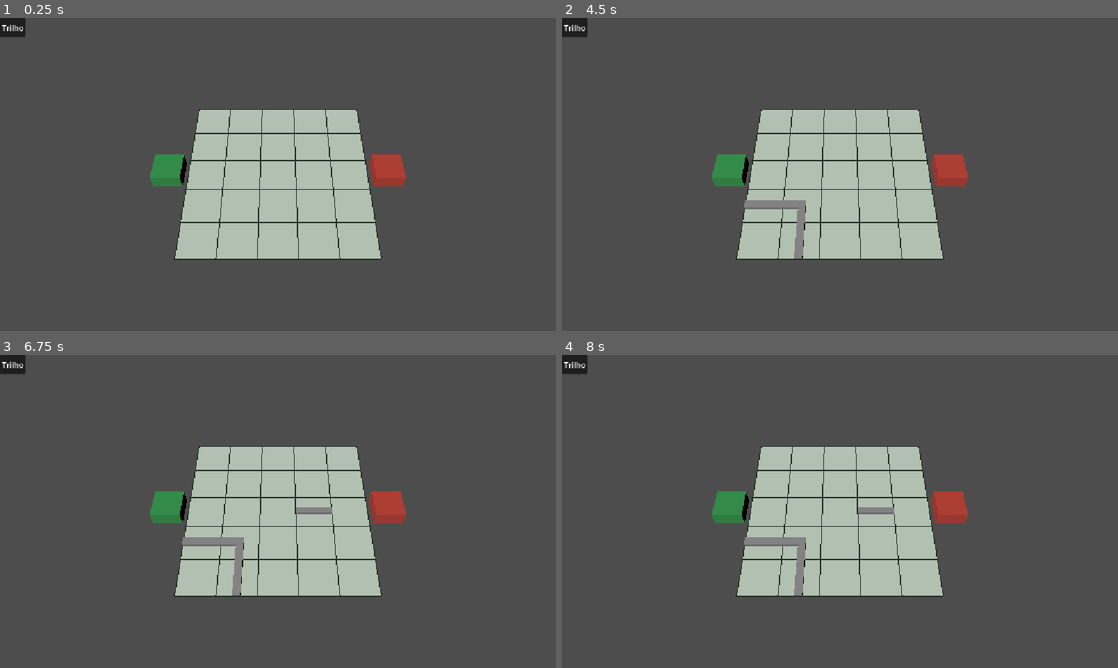
Above: before the commit, frames 1-4 (two rows, left to right).
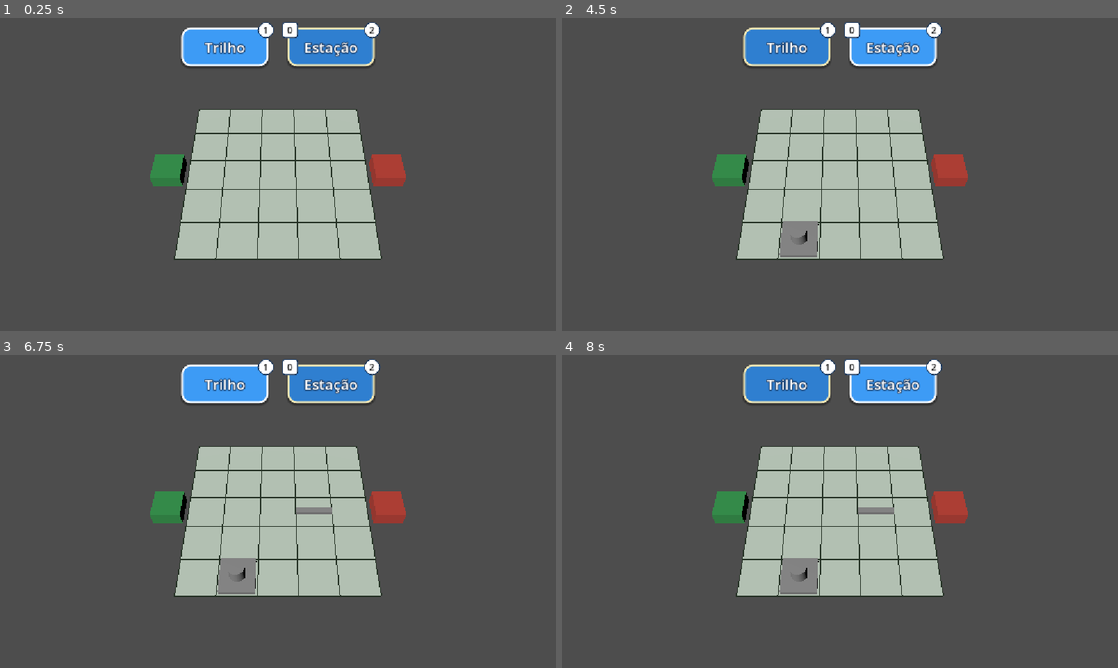
Above: after the commit, the same moments.

Repository: Danil0Ribeir0/automatoon-godot
Game: Godot game, scene res://scenes/game/GameWorld.tscn
The game is run twice, just before and just after one commit, with the same random seed, the same clock (stepped at 60 frames per second) and the same inputs.
Inputs (mouse positions are in pixels of both pictures, inside the frame that each line leads up to):
- Up to frame 1 (0.25 s): no input
- Up to frame 2 (4.5 s): click "Trilho" at 0.5 s; click "Trilho" (after the commit: "Estação") at 1.25 s; tap Enter at 2, 3.5 s; move the mouse to (962, 158) at 2.02 s; hold Up 2.03-2.75 s; tap 1 at 2.1, 3.6 s; click (962, 158) at 2.17 s; tap 2 at 2.3, 3.8 s; tap Space at 2.75, 4.25 s; drag from (728, 190) to (812, 237) at 2.77 s; move the mouse to (895, 105) at 3.52 s; hold Up 3.53-4.25 s; click (895, 105) at 3.67 s; drag from (812, 237) to (673, 127) at 4.27 s
- Up to frame 3 (6.75 s): tap Enter at 5, 5.1 s; move the mouse to (444, 558) at 5.02 s; hold Down 5.03-5.75 s; click (444, 558) at 5.17 s; tap 2 at 5.3 s; tap Space at 5.75 s; drag from (111, 464) to (194, 433) at 5.77 s; move the mouse to (305, 511) at 6.52 s; hold Down from 6.53 s (still down); tap 1 at 6.6 s; click (305, 511) at 6.67 s
- Up to frame 4 (8 s): tap 2 at 6.8 s; release Down at 7.25 s; drag from (756, 433) to (728, 527) at 7.27 s

The runs differ from the first frame. In frame 1, 4.5% of the frame differs, in the area x 0-69%, y 0-16%; in frame 2, 5.5%, in the area x 0-69%, y 0-77%; in frame 3, 5.5%; in frame 4, 5.5%.

Commit message:
refatoração da hud

Diff:
--- a/resources/levels/tutorial_02.tres
+++ b/resources/levels/tutorial_02.tres
@@ -1,7 +1,12 @@
 [gd_resource type="Resource" script_class="LevelData" format=3 uid="uid://dfvtv3xh7uwpy"]
 
 [ext_resource type="Script" uid="uid://da6c07r64e8jd" path="res://scripts/levels/level_data.gd" id="1_5h1jg"]
+[ext_resource type="Script" uid="uid://m0simrvj36vn" path="res://scripts/levels/symbol_definition.gd" id="1_crt54"]
+[ext_resource type="Resource" uid="uid://y5nnvhjd550j" path="res://resources/symbols/symbol_0.tres" id="2_6x2qt"]
+[ext_resource type="Resource" uid="uid://drqhgypurb7oi" path="res://resources/symbols/symbol_1.tres" id="3_h0f27"]
+[ext_resource type="Script" uid="uid://dhw7vdw0qgcfv" path="res://scripts/levels/station_placement.gd" id="4_7kmxl"]
 
 [resource]
 script = ExtResource("1_5h1jg")
+available_symbols = Array[ExtResource("1_crt54")]([ExtResource("2_6x2qt"), ExtResource("3_h0f27")])
 metadata/_custom_type_script = "uid://da6c07r64e8jd"
--- a/resources/symbols/symbol_1.tres
+++ b/resources/symbols/symbol_1.tres
@@ -6,4 +6,5 @@
 script = ExtResource("1_i6oqk")
 id = &"1"
 color = Color(0, 0.3833332, 1, 1)
+platform_color = Color(0.09496976, 0.44015965, 0.7819443, 1)
 metadata/_custom_type_script = "uid://m0simrvj36vn"
--- a/scenes/stations/Station.tscn
+++ b/scenes/stations/Station.tscn
@@ -1,4 +1,6 @@
 [gd_scene format=3 uid="uid://3k3hxgc0v5o6"]
+
+[ext_resource type="Script" uid="uid://c5l3bl1nvwhy" path="res://scripts/view/station_view.gd" id="1_qv182"]
 
 [sub_resource type="BoxMesh" id="BoxMesh_pr1q8"]
 size = Vector3(0.9, 0.15, 0.9)
@@ -9,6 +11,7 @@
 height = 0.4
 
 [node name="Station" type="Node3D" unique_id=274982003]
+script = ExtResource("1_qv182")
 
 [node name="Plataform" type="MeshInstance3D" parent="." unique_id=134825303]
 transform = Transform3D(1, 0, 0, 0, 1, 0, 0, 0, 1, 0, 0.075, 0)
--- a/scenes/ui/HUD.tscn
+++ b/scenes/ui/HUD.tscn
@@ -1,11 +1,29 @@
 [gd_scene format=3 uid="uid://bisokon7vmmfw"]
 
 [ext_resource type="Script" uid="uid://dhgpsm2gau7v1" path="res://scripts/ui/hud.gd" id="1_kw0id"]
+[ext_resource type="PackedScene" uid="uid://dk3wuxcfkmg6v" path="res://scenes/ui/ToolButton.tscn" id="2_atyv1"]
 
 [node name="Hud" type="CanvasLayer" unique_id=672626895]
 script = ExtResource("1_kw0id")
 
 [node name="ToolBar" type="HBoxContainer" parent="." unique_id=24715922]
-offset_right = 40.0
-offset_bottom = 40.0
+anchors_preset = 5
+anchor_left = 0.5
+anchor_right = 0.5
+offset_left = -200.0
+offset_top = 20.0
+offset_right = 200.0
+offset_bottom = 100.0
+grow_horizontal = 2
 mouse_filter = 2
+theme_override_constants/separation = 40
+
+[node name="RailButton" parent="ToolBar" unique_id=1884159099 instance=ExtResource("2_atyv1")]
+layout_mode = 2
+text = "Trilho"
+
+[node name="StationButton" parent="ToolBar" unique_id=225599295 instance=ExtResource("2_atyv1")]
+layout_mode = 2
+text = "Estação"
+key_hint = "2"
+show_symbol_badge = true
--- /dev/null
+++ b/scenes/ui/ToolButton.tscn
@@ -0,0 +1,7 @@
+[gd_scene format=3 uid="uid://dk3wuxcfkmg6v"]
+
+[ext_resource type="Script" uid="uid://cr8m33otwqngh" path="res://scripts/ui/tool_button.gd" id="1_hlv4c"]
+
+[node name="ToolButton" type="Button" unique_id=1884159099]
+custom_minimum_size = Vector2(180, 70)
+script = ExtResource("1_hlv4c")
--- a/scripts/game/game_world.gd
+++ b/scripts/game/game_world.gd
@@ -20,8 +20,8 @@
 	_board.setup(_model)
 	_apply_fixed_stations()
 
-	_router.setup(_model, level.station_tool_enabled)
-	_hud.setup(level.available_symbols, level.station_tool_enabled)
+	_router.setup(_model, level.station_tool_enabled, level.get_symbol_ids())
+	_hud.setup(level.get_symbol_ids(), level.station_tool_enabled)
 	_hud.tool_requested.connect(_router.request_tool)
 	_router.tool_changed.connect(_hud.show_active_tool)
 	_router.request_tool(ToolRouter.ToolId.RAIL)
--- a/scripts/input/input_controller.gd
+++ b/scripts/input/input_controller.gd
@@ -6,6 +6,11 @@
 signal cursor_moved(cell: Vector2i)
 signal released
 
+signal rail_tool_requested
+signal station_tool_requested
+## +1 = próximo símbolo, -1 = anterior.
+signal symbol_scrolled(step: int)
+
 @export var picker: GridPicker
 
 var _active_button := MOUSE_BUTTON_NONE
@@ -13,7 +18,9 @@
 
 
 func _unhandled_input(event: InputEvent) -> void:
-	if event is InputEventMouseButton:
+	if event is InputEventKey:
+		_handle_key(event)
+	elif event is InputEventMouseButton:
 		_handle_button(event)
 	elif event is InputEventMouseMotion and _active_button != MOUSE_BUTTON_NONE:
 		var cell := picker.cell_at_screen(event.position)
@@ -22,7 +29,23 @@
 			cursor_moved.emit(cell)
 
 
+func _handle_key(event: InputEventKey) -> void:
+	if not event.pressed or event.echo:
+		return
+	# physical_keycode = posição da tecla, independe do layout do teclado.
+	match event.physical_keycode:
+		KEY_1:
+			rail_tool_requested.emit()
+		KEY_2:
+			station_tool_requested.emit()
+
+
 func _handle_button(event: InputEventMouseButton) -> void:
+	if event.button_index in [MOUSE_BUTTON_WHEEL_UP, MOUSE_BUTTON_WHEEL_DOWN]:
+		if event.pressed and _active_button == MOUSE_BUTTON_NONE:
+			symbol_scrolled.emit(1 if event.button_index == MOUSE_BUTTON_WHEEL_DOWN else -1)
+		return
+
 	if event.button_index not in [MOUSE_BUTTON_LEFT, MOUSE_BUTTON_RIGHT]:
 		return
 	if event.pressed and _active_button == MOUSE_BUTTON_NONE:
--- a/scripts/levels/level_data.gd
+++ b/scripts/levels/level_data.gd
@@ -15,3 +15,9 @@
 
 func get_exit_cell() -> Vector2i:
 	return Vector2i(grid_size.x, floori(grid_size.y / 2.0))
+
+func get_symbol_ids() -> Array[StringName]:
+	var ids: Array[StringName] = []
+	for def in available_symbols:
+		ids.append(def.id)
+	return ids
--- a/scripts/levels/symbol_definition.gd
+++ b/scripts/levels/symbol_definition.gd
@@ -3,3 +3,4 @@
 
 @export var id: StringName = &"0"
 @export var color: Color = Color.WHITE
+@export var platform_color: Color = Color(0.85, 0.85, 0.85)
--- a/scripts/tools/tool_router.gd
+++ b/scripts/tools/tool_router.gd
@@ -12,17 +12,22 @@
 var _eraser: CellEraser
 var _station_enabled := true
 
+var _symbols: Array[StringName] = []
+var _symbol_index := 0
+var _station_active := false
+
 ## Ferramenta do botão esquerdo.
 var _primary: BuildTool
 ## Ferramenta do traço em andamento (null quando nenhum botão está pressionado).
 var _stroke_tool: BuildTool
 
 
-func setup(model: GridModel, station_enabled: bool) -> void:
+func setup(model: GridModel, station_enabled: bool, symbols: Array[StringName]) -> void:
 	_rail_builder = RailBuilder.new(model)
 	_station_placer = StationPlacer.new(model)
 	_eraser = CellEraser.new(model)
 	_station_enabled = station_enabled
+	_symbols = symbols
 	_primary = _rail_builder
 
 	input.primary_pressed.connect(_begin_stroke.bind(true))
@@ -30,21 +35,40 @@
 	input.cursor_moved.connect(_on_cursor_moved)
 	input.released.connect(_on_released)
 
+	input.rail_tool_requested.connect(func(): request_tool(ToolId.RAIL))
+	input.station_tool_requested.connect(func(): request_tool(ToolId.STATION))
+	input.symbol_scrolled.connect(cycle_symbol)
 
+
+## `symbol` vazio na ferramenta Estação = mantém o último símbolo usado.
 func request_tool(tool: int, symbol: StringName = &"") -> void:
 	if _stroke_tool != null:
 		return # não troca de ferramenta no meio de um traço
 	match tool:
 		ToolId.RAIL:
 			_primary = _rail_builder
+			_station_active = false
 		ToolId.STATION:
-			if not _station_enabled or symbol.is_empty():
+			if not _station_enabled or _symbols.is_empty():
 				return
-			_station_placer.symbol = symbol
+			if not symbol.is_empty():
+				var i := _symbols.find(symbol)
+				if i == -1:
+					return
+				_symbol_index = i
+			_station_placer.symbol = _symbols[_symbol_index]
 			_primary = _station_placer
+			_station_active = true
 		_:
 			return
-	tool_changed.emit(tool, symbol)
+	tool_changed.emit(tool, _symbols[_symbol_index] if _station_active else &"")
+
+
+func cycle_symbol(step: int) -> void:
+	if not _station_active or _stroke_tool != null or _symbols.size() < 2:
+		return
+	_symbol_index = posmod(_symbol_index + step, _symbols.size())
+	request_tool(ToolId.STATION, _symbols[_symbol_index])
 
 
 func _begin_stroke(cell: Vector2i, primary: bool) -> void:
--- a/scripts/ui/hud.gd
+++ b/scripts/ui/hud.gd
@@ -4,36 +4,26 @@
 ## O HUD só pede. Quem decide se a ferramenta pode ser usada é o ToolRouter.
 signal tool_requested(tool: int, symbol: StringName)
 
-@onready var _bar: HBoxContainer = $ToolBar
+@onready var _rail_button: ToolButton = $ToolBar/RailButton
+@onready var _station_button: ToolButton = $ToolBar/StationButton
 
 var _group := ButtonGroup.new()
-var _buttons: Dictionary = {} # "tool:symbol" -> Button
 
 
-func setup(symbols: Array[SymbolDefinition], station_enabled: bool) -> void:
-	_add_button("Trilho", ToolRouter.ToolId.RAIL, &"", Color.WHITE)
-	if station_enabled:
-		for def in symbols:
-			_add_button("Estação %s" % def.id, ToolRouter.ToolId.STATION, def.id, def.color)
+func setup(symbols: Array[StringName], station_enabled: bool) -> void:
+	_rail_button.button_group = _group
+	_station_button.button_group = _group
+	# Símbolo vazio = o router mantém o último símbolo usado.
+	_rail_button.pressed.connect(func(): tool_requested.emit(ToolRouter.ToolId.RAIL, &""))
+	_station_button.pressed.connect(func(): tool_requested.emit(ToolRouter.ToolId.STATION, &""))
+
+	_station_button.set_available(station_enabled)
+	_station_button.set_symbol(String(symbols[0]) if not symbols.is_empty() else "–", false)
 
 
 func show_active_tool(tool: int, symbol: StringName) -> void:
-	var button: Button = _buttons.get(_key(tool, symbol))
-	if button != null:
-		button.set_pressed_no_signal(true)
-
-
-func _add_button(text: String, tool: int, symbol: StringName, color: Color) -> void:
-	var button := Button.new()
-	button.text = text
-	button.toggle_mode = true
-	button.button_group = _group
-	button.add_theme_color_override("font_color", color)
-	button.add_theme_color_override("font_pressed_color", color)
-	button.pressed.connect(func(): tool_requested.emit(tool, symbol))
-	_bar.add_child(button)
-	_buttons[_key(tool, symbol)] = button
-
-
-func _key(tool: int, symbol: StringName) -> String:
-	return "%d:%s" % [tool, symbol]
+	# Marca os dois explicitamente: set_pressed_no_signal não atualiza o ButtonGroup.
+	_rail_button.set_pressed_no_signal(tool == ToolRouter.ToolId.RAIL)
+	_station_button.set_pressed_no_signal(tool == ToolRouter.ToolId.STATION)
+	if tool == ToolRouter.ToolId.STATION:
+		_station_button.set_symbol(String(symbol), true)
--- /dev/null
+++ b/scripts/ui/tool_button.gd
@@ -0,0 +1,140 @@
+class_name ToolButton
+extends Button
+
+## Número do atalho mostrado na bolinha do canto superior direito.
+@export var key_hint: String = "1"
+## Mostra o quadradinho do símbolo no canto superior esquerdo.
+@export var show_symbol_badge := false
+
+@export_group("Estilo")
+@export var font: Font
+@export var font_size := 30
+@export var corner_radius := 18
+@export var badge_size := 34.0
+@export var fill_color := Color("2f7fd0")
+@export var fill_active_color := Color("3d9bf5")
+@export var border_color := Color("f3e7b3")
+@export var border_active_color := Color.WHITE
+@export var disabled_fill_color := Color("6b6f78")
+@export var disabled_border_color := Color("9a9ea6")
+@export var text_outline_color := Color("17345a")
+@export var badge_text_color := Color("1b1b1b")
+
+@export_group("Pulso")
+@export var pulse_scale := 1.35
+@export var pulse_duration := 0.22
+
+var _key_badge: Panel
+var _symbol_badge: Panel
+var _symbol_label: Label
+var _pulse: Tween
+
+
+func _ready() -> void:
+	toggle_mode = true
+	focus_mode = Control.FOCUS_NONE # teclas não "clicam" o botão focado
+	_apply_button_style()
+	_key_badge = _make_badge(key_hint, true, true)[0]
+	if show_symbol_badge:
+		var parts := _make_badge("", false, false)
+		_symbol_badge = parts[0]
+		_symbol_label = parts[1]
+
+
+## Disponível = clicável e colorido. Indisponível = acinzentado e travado.
+func set_available(available: bool) -> void:
+	disabled = not available
+	var tint := Color.WHITE if available else Color(0.65, 0.65, 0.65)
+	_key_badge.modulate = tint
+	if _symbol_badge:
+		_symbol_badge.modulate = tint
+
+
+## Atualiza o quadradinho do símbolo. Só pulsa quando o símbolo muda de fato.
+func set_symbol(text: String, animate: bool) -> void:
+	if _symbol_label == null or _symbol_label.text == text:
+		return
+	_symbol_label.text = text
+	if animate:
+		_play_pulse()
+
+
+func _play_pulse() -> void:
+	if _pulse:
+		_pulse.kill()
+	_symbol_badge.scale = Vector2.ONE * pulse_scale
+	_pulse = create_tween()
+	_pulse.tween_property(_symbol_badge, "scale", Vector2.ONE, pulse_duration) \
+			.set_trans(Tween.TRANS_BACK).set_ease(Tween.EASE_OUT)
+
+
+# --- Construção visual ------------------------------------------------------
+
+func _apply_button_style() -> void:
+	var normal := _make_box(fill_color, border_color)
+	var active := _make_box(fill_active_color, border_active_color)
+	add_theme_stylebox_override("normal", normal)
+	add_theme_stylebox_override("hover", active)
+	add_theme_stylebox_override("pressed", active)
+	add_theme_stylebox_override("hover_pressed", active)
+	add_theme_stylebox_override("disabled", _make_box(disabled_fill_color, disabled_border_color))
+	add_theme_stylebox_override("focus", StyleBoxEmpty.new())
+
+	if font:
+		add_theme_font_override("font", font)
+	add_theme_font_size_override("font_size", font_size)
+	add_theme_constant_override("outline_size", 8)
+	add_theme_color_override("font_outline_color", text_outline_color)
+	for state in ["font_color", "font_hover_color", "font_pressed_color", "font_hover_pressed_color"]:
+		add_theme_color_override(state, Color.WHITE)
+	add_theme_color_override("font_disabled_color", Color(0.85, 0.85, 0.85))
+
+
+func _make_box(fill: Color, border: Color) -> StyleBoxFlat:
+	var box := StyleBoxFlat.new()
+	box.bg_color = fill
+	box.border_color = border
+	box.set_border_width_all(4)
+	box.set_corner_radius_all(corner_radius)
+	box.set_content_margin_all(16)
+	box.shadow_color = Color(0, 0, 0, 0.35)
+	box.shadow_size = 4
+	box.shadow_offset = Vector2(0, 3)
+	return box
+
+
+## Retorna [Panel, Label]. A bolinha "vaza" para fora do canto do botão.
+func _make_badge(text: String, top_right: bool, round: bool) -> Array:
+	var s := badge_size
+	var panel := Panel.new()
+	panel.mouse_filter = Control.MOUSE_FILTER_IGNORE
+
+	var box := StyleBoxFlat.new()
+	box.bg_color = Color.WHITE
+	box.border_color = text_outline_color
+	box.set_border_width_all(2)
+	box.set_corner_radius_all(int(s * 0.5) if round else 6)
+	panel.add_theme_stylebox_override("panel", box)
+
+	var anchor := 1.0 if top_right else 0.0
+	panel.anchor_left = anchor
+	panel.anchor_right = anchor
+	panel.offset_left = -s * 0.65 if top_right else -s * 0.35
+	panel.offset_right = s * 0.35 if top_right else s * 0.65
+	panel.offset_top = -s * 0.35
+	panel.offset_bottom = s * 0.65
+	panel.pivot_offset = Vector2(s, s) * 0.5
+
+	var label := Label.new()
+	label.text = text
+	label.set_anchors_and_offsets_preset(Control.PRESET_FULL_RECT)
+	label.horizontal_alignment = HORIZONTAL_ALIGNMENT_CENTER
+	label.vertical_alignment = VERTICAL_ALIGNMENT_CENTER
+	label.add_theme_color_override("font_color", badge_text_color)
+	label.add_theme_font_size_override("font_size", int(s * 0.55))
+	if font:
+		label.add_theme_font_override("font", font)
+
+	panel.add_child(label)
+	add_child(panel)
+	return [panel, label]
--- a/scripts/view/grid_board.gd
+++ b/scripts/view/grid_board.gd
@@ -66,7 +66,7 @@
 		return
 	var piece: RailPiece = _pieces.get(cell)
 	if piece == null:
-		piece = _spawn_view(rail_piece_scene, cell)
+		piece = _spawn_view(rail_piece_scene, cell) as RailPiece
 		_pieces[cell] = piece
 	piece.apply_shape(_model.get_shape(cell))
 
@@ -78,12 +78,18 @@
 		return
 	var view: StationView = _station_views.get(cell)
 	if view == null:
-		view = _spawn_view(station_scene, cell)
+		view = _spawn_view(station_scene, cell) as StationView
+		if view == null:
+			push_error("Station.tscn: o nó raiz precisa ter station_view.gd anexado")
+			return
 		_station_views[cell] = view
 	view.apply(_symbol_lookup.get(station.symbol), _model.is_locked(cell))
 
 
 func _spawn_view(scene: PackedScene, cell: Vector2i) -> Node3D:
+	if scene == null:
+		push_error("GridBoard: cena não atribuída no Inspetor (célula %s)" % cell)
+		return null
 	var view: Node3D = scene.instantiate()
 	view.position = _cell_to_local(cell)
 	view.scale = Vector3.ONE * cell_size
--- a/scripts/view/station_view.gd
+++ b/scripts/view/station_view.gd
@@ -1,16 +1,23 @@
 class_name StationView
 extends Node3D
 
-@export var platform_color := Color(0.85, 0.85, 0.85)
-@export var locked_platform_color := Color(0.4, 0.4, 0.45)
+## Quanto a plataforma escurece quando a estação é fixa (travada).
+@export_range(0.0, 1.0) var locked_darken: float = 0.45
 
-@onready var _platform: MeshInstance3D = $Platform
-@onready var _marker: MeshInstance3D = $Marker
+@onready var _platform: MeshInstance3D = get_node_or_null("Platform")
+@onready var _marker: MeshInstance3D = get_node_or_null("Marker")
 
 
 func apply(definition: SymbolDefinition, locked: bool) -> void:
-	_marker.material_override = _flat(definition.color if definition else Color.MAGENTA)
-	_platform.material_override = _flat(locked_platform_color if locked else platform_color)
+	if _platform == null or _marker == null:
+		push_error("Station.tscn precisa ter os filhos diretos 'Platform' e 'Marker' (MeshInstance3D)")
+		return
+	var marker_color := definition.color if definition else Color.MAGENTA
+	var platform_color := definition.platform_color if definition else Color.MAGENTA
+	if locked:
+		platform_color = platform_color.darkened(locked_darken)
+	_marker.material_override = _flat(marker_color)
+	_platform.material_override = _flat(platform_color)
 
 
 func _flat(color: Color) -> StandardMaterial3D:
Not shown, added: scripts/ui/tool_button.gd.uid
